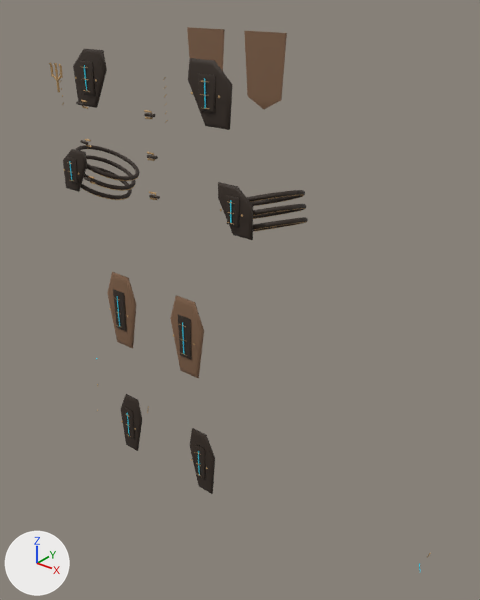
The OBJ model ArtSource/Heroes/ConceptModels/Nerok-new-parts.obj, before and after one commit.
Camera for both pictures: a camera (50 mm lens) standing at (1.237, -1.284, 1.643) and looking at (0.215, -0.007, 0.851). The lights are fixed; the arrows at lower left show +X, +Y and +Z. The picture after the commit comes second. Where no turn or scale is listed for an object, it has been applied to the vertices.

In view in the first picture: 'Nerok-new-parts'.
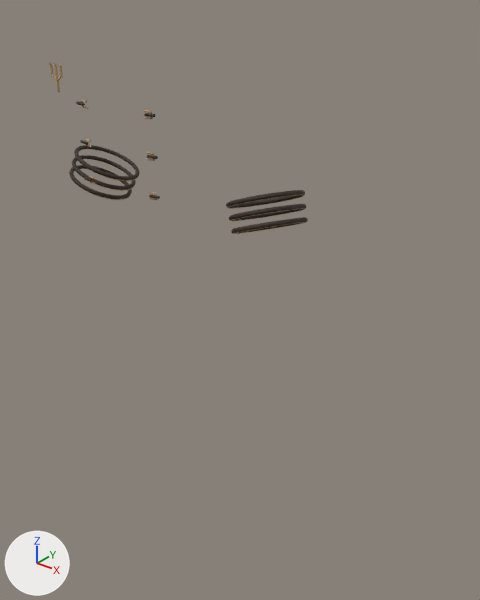
Pixel boxes [x1, y1, x2, y2] of what changed, in the pictures (480 x 600 px):
'Nerok-new-parts', reshaped (32% narrower, 69% shorter)
    before: [49, 27, 431, 573]
    after: [49, 63, 308, 234]
part 1 of me_nerok_new_parts, deleted
    before: [58, 27, 431, 573]

What changed in the scene script:
```text
Change me_nerok_new_parts:
    used by ob_nerok_new_parts; location = (0.0, 0.0, 0.0)
    remove me_nerok_new_parts.from_pydata(...)  # 5136 vertices, 9636 faces; spans x -0.405..0.853, y -0.231..0.255, z 0.228..1.513
    add me_nerok_new_parts.from_pydata(...)  # 3568 vertices, 6876 faces; spans x -0.405..0.405, y -0.231..0.095, z 1.045..1.455
    me_nerok_new_parts part 1: 94 loose pieces with 1568 vertices, spanning x -0.356..0.853, y -0.222..0.255, z 0.228..1.513, are deleted
    remove me_nerok_new_parts.materials.append(mat_nerok_surface_3)  # cyan #38e5ff
    remove me_nerok_new_parts.materials.append(mat_nerok_surface_2)  # brown #816148
```
